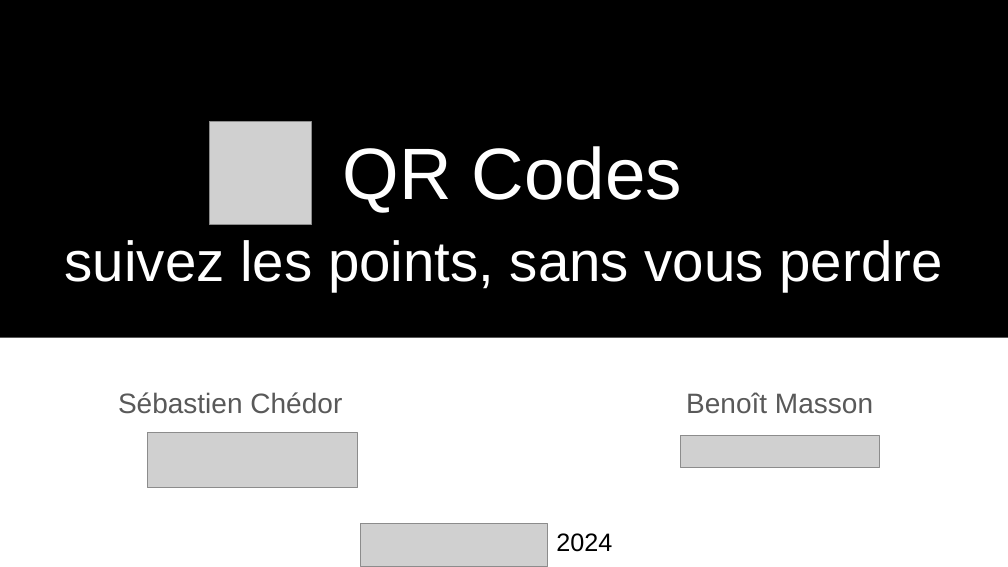
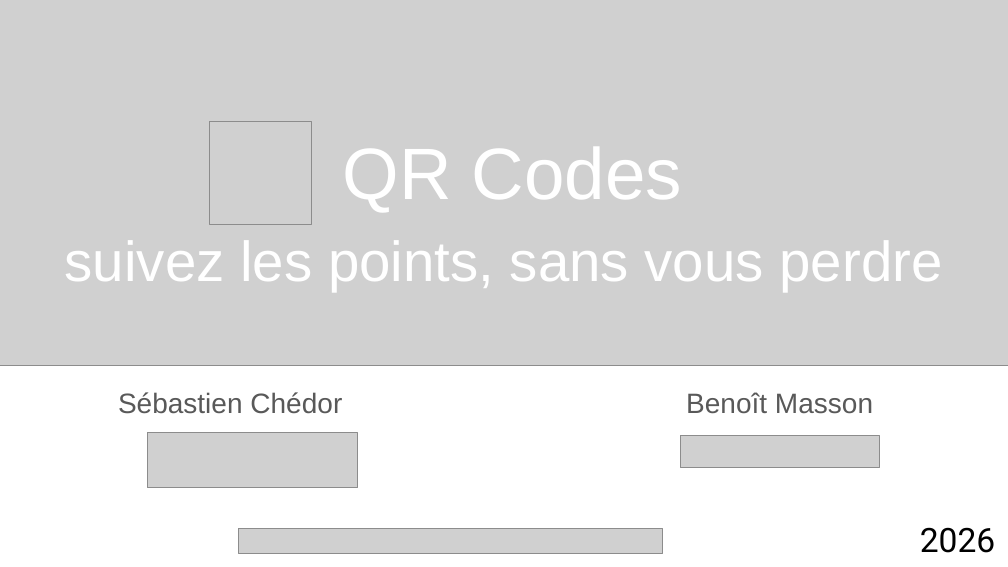
Before and after one commit to benoitmasson/qrcode-demo, a slide deck: slide 1 of slides/QR Codes.odp. Drawn at 1008x567 pixels with LibreOffice and Linux fonts; fonts in the diff are those of the drawing; grey boxes stand for pictures. Boxes give left, top, right and bottom in pixels: in the first picture for what was removed or moved away, otherwise in the second. Text is boxed around its words. In the diff, an @@ line names an element or a change of style, - is before the commit and + after.

```diff
--- a/slides/QR Codes.odp
+++ b/slides/QR Codes.odp
@@ rectangle: place and size @@
-rectangle at bbox=[0, 0, 1008, 337]
+rectangle at bbox=[0, 0, 1008, 366]
@@ picture added at bbox=[0, 0, 1008, 366] @@
@@ picture: place and size @@
-picture at bbox=[361, 524, 548, 567]
+picture at bbox=[238, 528, 662, 553]
@@ text removed at bbox=[556, 533, 612, 552] @@
-2024
@@ text added at bbox=[920, 527, 996, 553], 24 pt, text #000000 @@
+2026
```
Also in this commit, not shown: 7 other slides changed, 5 other files.
